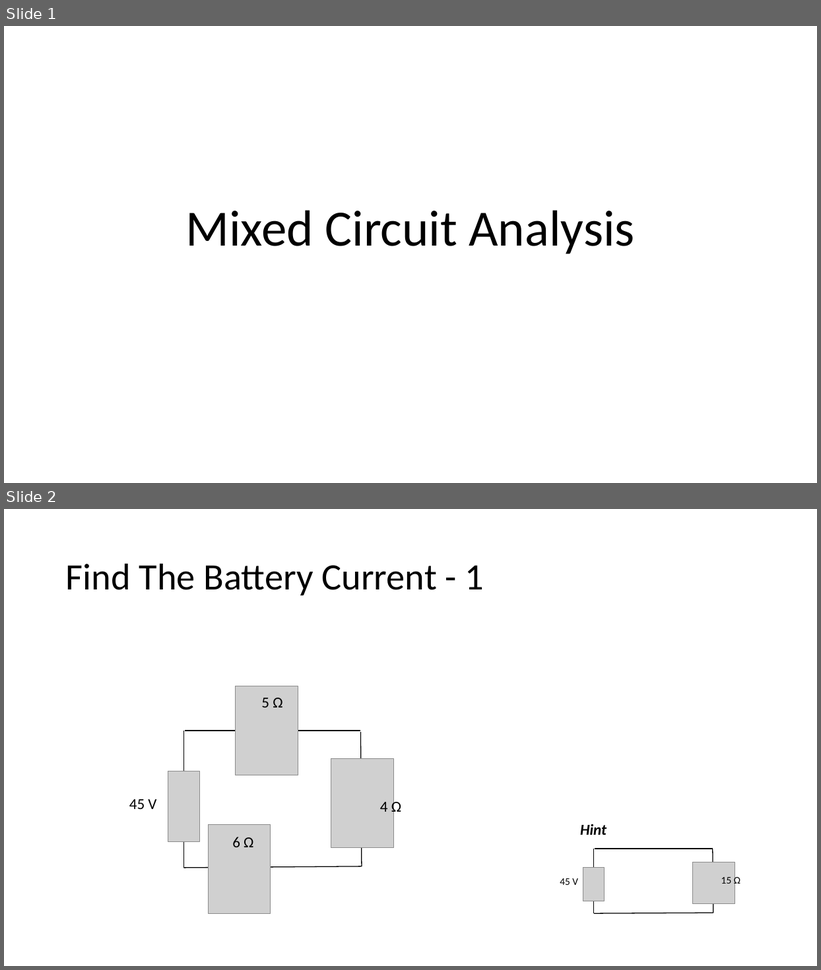
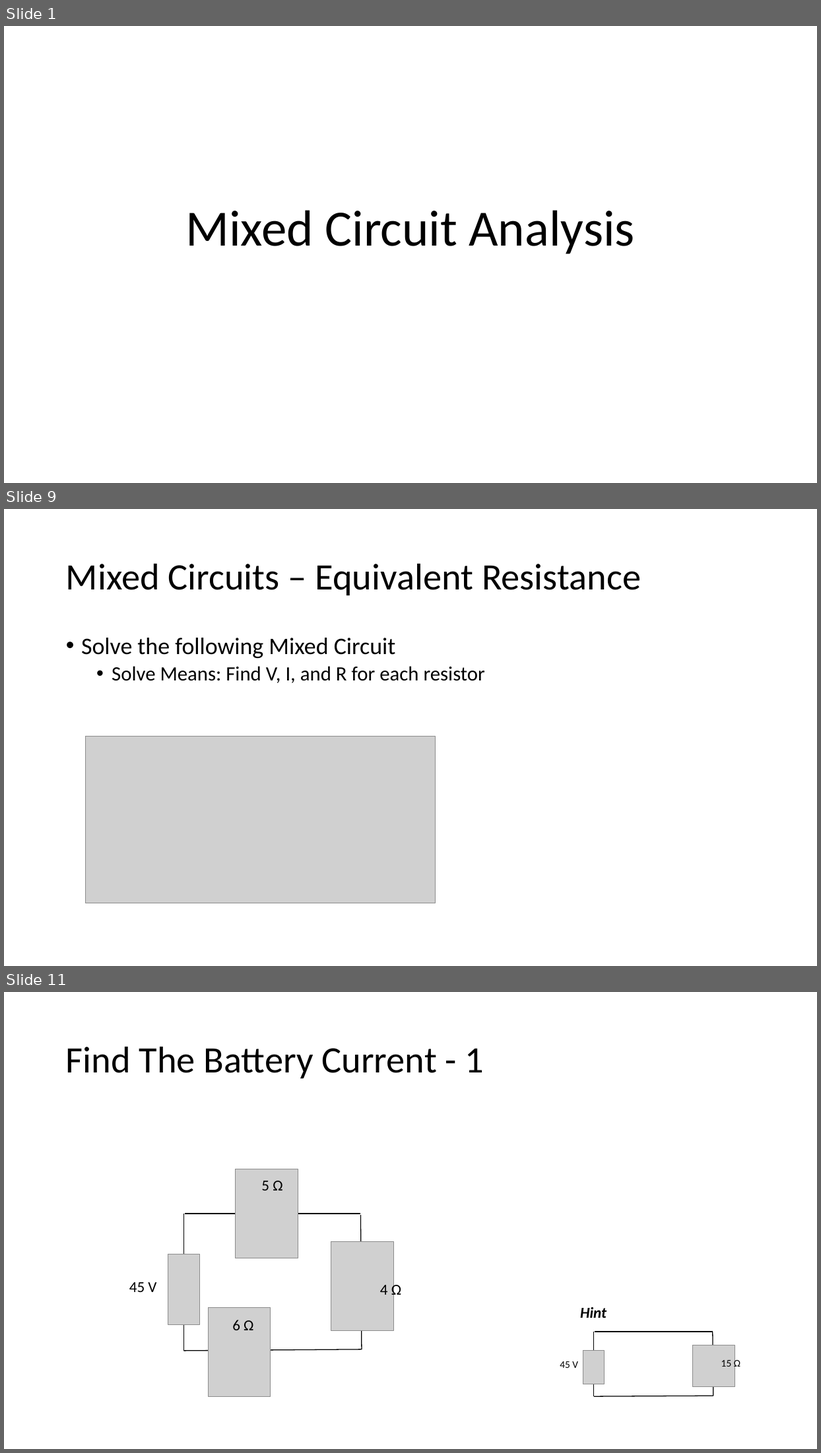
Before and after one commit to Greg5519/SPH3U0, a slide deck: Unit 2 Electricity and Magnetism/Day 05 Mixed Circuit Analysis/Mixed Circuit Analysis.pptx. Shown one above the other, each under a label of ours: slides 1 and 2 before the commit, slides 1, 9 and 11 after it; the slides between them are not shown. The pictures are 821x970 and 821x1453 pixels, drawn with LibreOffice and Linux fonts; fonts in the diff are those of the drawing; grey boxes stand for pictures. Boxes give left, top, right and bottom in pixels: in the first picture for what was removed or moved away, otherwise in the second. Text is boxed around its words. In the diff, an @@ line names an element or a change of style, - is before the commit and + after.

```diff
--- a/Unit 2 Electricity and Magnetism/Day 05 Mixed Circuit Analysis/Mixed Circuit Analysis.pptx
+++ b/Unit 2 Electricity and Magnetism/Day 05 Mixed Circuit Analysis/Mixed Circuit Analysis.pptx
@@ slide 9 added at <box>4,509,817,966</box>, background #FFFFFF @@
@@ title added at <box>66,563,641,595</box>, 44 pt, text #000000 @@
+Mixed Circuits – Equivalent Resistance
@@ text added at <box>81,638,485,683</box>, 24 pt, text #000000 @@
+• Solve the following Mixed Circuit
+  • Solve Means: Find V, I, and R for each resistor
@@ picture added at <box>86,736,435,904</box> @@
@@ what was slide 2 is now slide 11 @@
```
Also in this commit, not shown: 1 slide changed, 8 other slides added, 1 other file.
